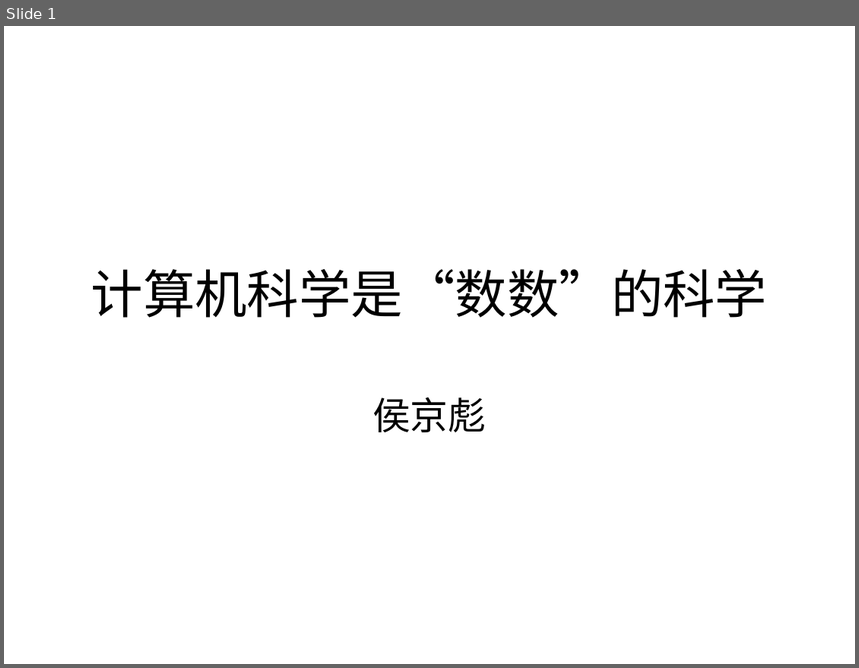
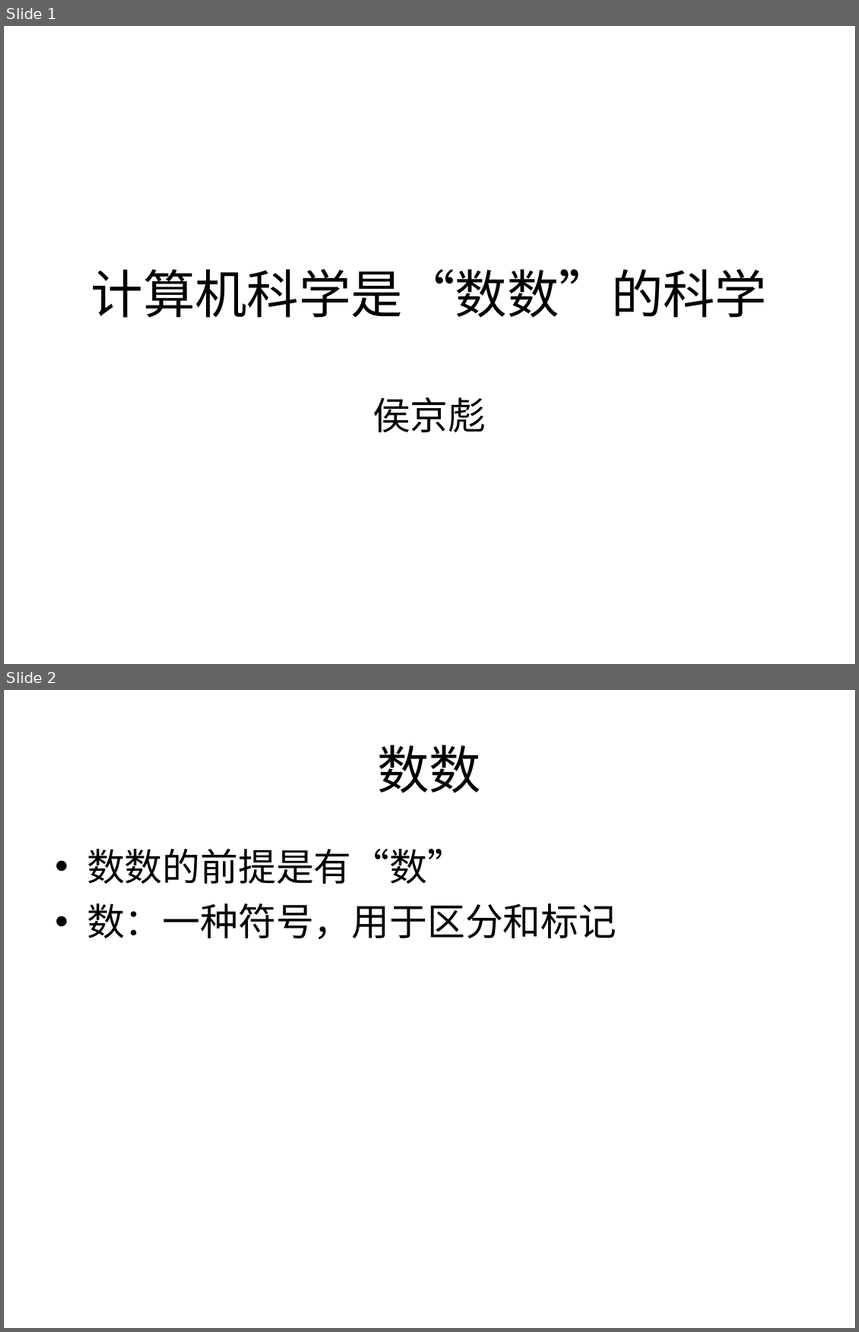
Before and after one commit to houjingbiao/leetcode, a slide deck: conclusion/conclusion.ppt. Shown one above the other, each under a label of ours: slide 1 before the commit, slides 1 and 2 after it. The pictures are 859x668 and 859x1332 pixels, drawn with LibreOffice and Linux fonts; fonts in the diff are those of the drawing. Boxes give left, top, right and bottom in pixels: in the first picture for what was removed or moved away, otherwise in the second. Text is boxed around its words. In the diff, an @@ line names an element or a change of style, - is before the commit and + after.

```diff
--- a/conclusion/conclusion.ppt
+++ b/conclusion/conclusion.ppt
@@ slide 2 added at [4,690,855,1328], background #FFFFFF @@
@@ title added at [377,745,481,793], 44 pt, text #000000 @@
+数数
@@ text added at [87,849,617,939], 32 pt, text #000000 @@
+• 数数的前提是有“数”
+• 数：一种符号，用于区分和标记
```
Also in this commit, not shown: 7 other slides added, 1 slide removed.
